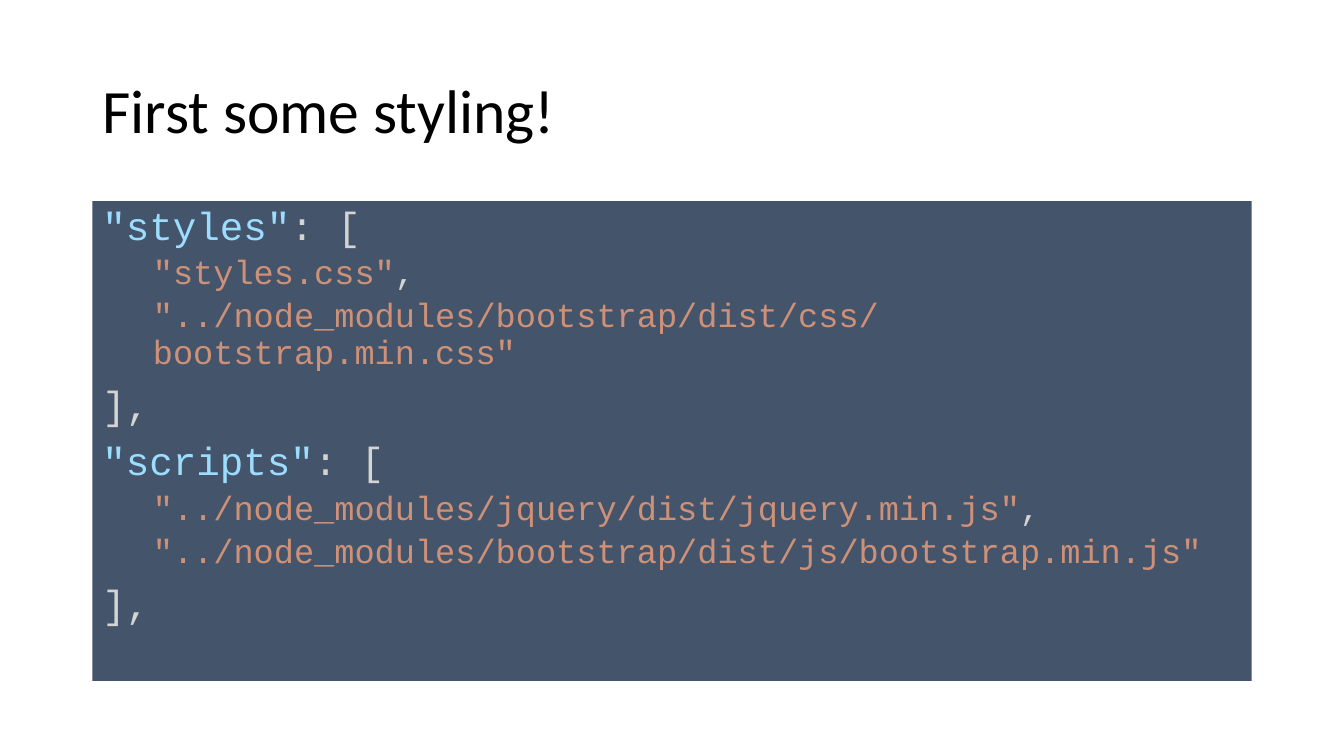
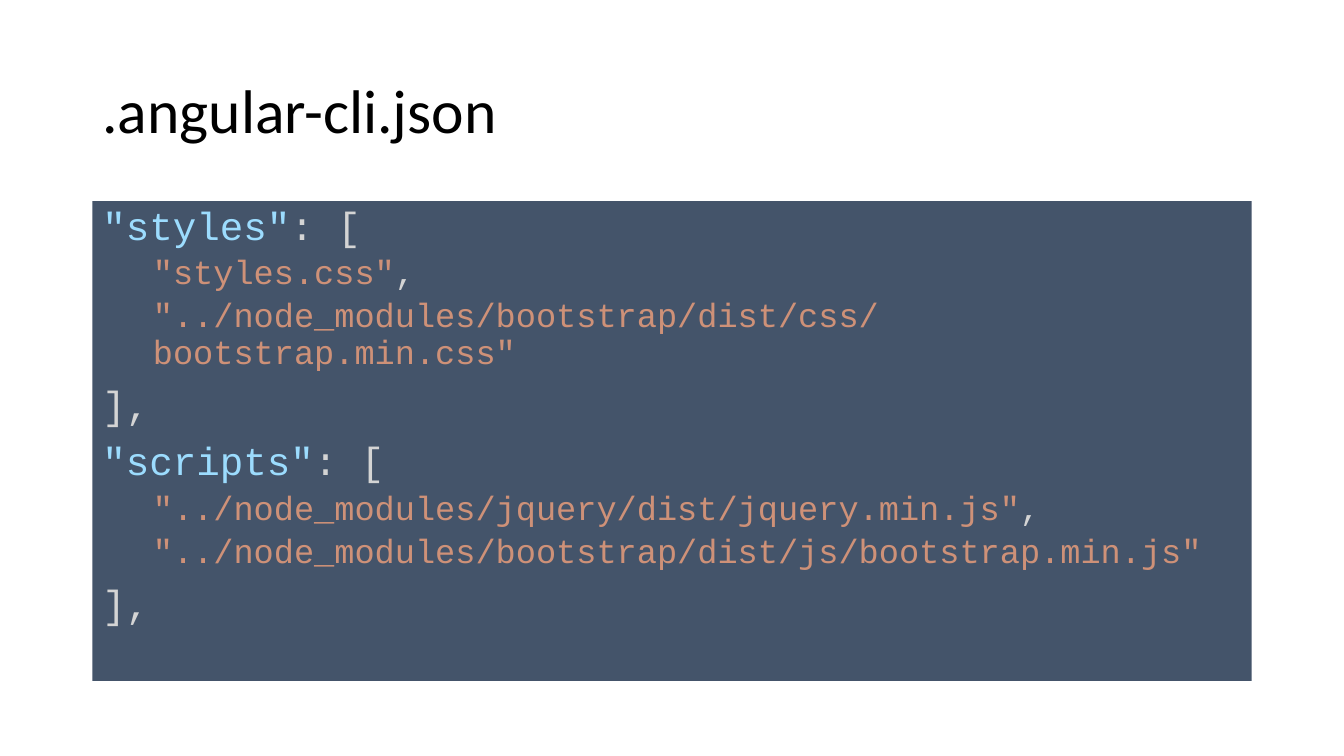
Before and after one commit to spirit-coding/todo-app-aj33349, a slide deck: slide 19 of Angular2.pptx (slide 14 before the commit). Drawn at 1344x756 pixels with LibreOffice and Linux fonts; fonts in the diff are those of the drawing. Boxes give left, top, right and bottom in pixels: in the first picture for what was removed or moved away, otherwise in the second. Text is boxed around its words. In the diff, an @@ line names an element or a change of style, - is before the commit and + after.

```diff
--- a/Angular2.pptx
+++ b/Angular2.pptx
@@ title at box(102, 90, 496, 144): text changed @@
-First some styling!
+.angular-cli.json
```
Also in this commit, not shown: 11 other slides changed, 6 slides added.
